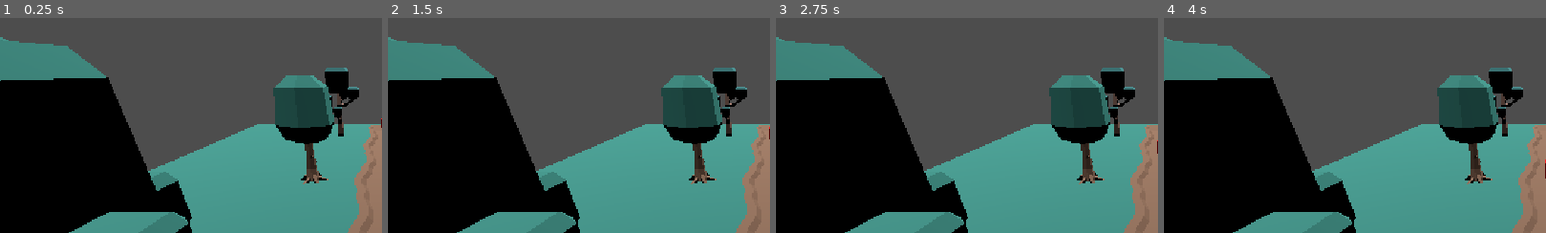
Above: before the commit, frames 1-4 (left to right).
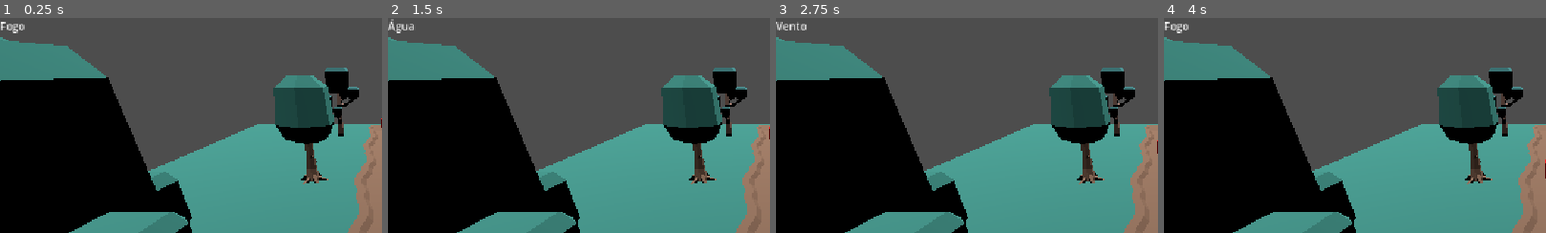
Above: after the commit, the same moments.

Repository: Guilherme-Coto/tower-defense-bci
Game: Godot game, scene res://scenes/cena_1.tscn
Two runs of this game, one before a commit and one after it. Both use one fixed random seed, a clock stepped at 60 frames per second and the inputs below.
Inputs (mouse positions are % of the whole screen's width and height, from its top left):
- Up to frame 1 (0.25 s): no input
- Up to frame 2 (1.5 s): click (41, 95) at 0.5 s; click (47, 95) at 1.25 s
- Up to frame 3 (2.75 s): click (53, 95) at 2 s
- Up to frame 4 (4 s): click (59, 95) at 2.75 s; click (41, 95) at 3.5 s
The pictures show only the part of the screen within x 0-50%, y 0-50%; the shares and areas given below are measured in that part.

The runs differ from the first frame. In frame 1, 0.2% of the frame differs, in the area x 0-7%, y 1-8%; in frame 2, 0.2%; in frame 3, 0.2%, in the area x 0-8%, y 1-6%; in frame 4, 0.2%.

Commit message:
Mudança de elemento visualmente na UI

Diff:
--- a/scenes/cena_1.tscn
+++ b/scenes/cena_1.tscn
@@ -340,27 +340,38 @@
 curve = SubResource("Curve3D_t2hj8")
 
 [node name="CanvasLayer" type="CanvasLayer" parent="." unique_id=1803210829]
-script = ExtResource("13_kkaqo")
-
-[node name="MarginContainer" type="MarginContainer" parent="CanvasLayer" unique_id=96816421]
+
+[node name="UI" type="MarginContainer" parent="CanvasLayer" unique_id=96816421]
 anchors_preset = 15
 anchor_right = 1.0
 anchor_bottom = 1.0
 grow_horizontal = 2
 grow_vertical = 2
 mouse_filter = 2
-
-[node name="VBoxContainer" type="VBoxContainer" parent="CanvasLayer/MarginContainer" unique_id=2027341584]
+script = ExtResource("13_kkaqo")
+
+[node name="VBox_element" type="VBoxContainer" parent="CanvasLayer/UI" unique_id=546561961]
+layout_mode = 2
+size_flags_horizontal = 0
+size_flags_vertical = 0
+
+[node name="lbl_element" type="Label" parent="CanvasLayer/UI/VBox_element" unique_id=556492951]
+layout_mode = 2
+size_flags_horizontal = 0
+size_flags_vertical = 0
+text = "Fogo"
+
+[node name="VBoxContainer" type="VBoxContainer" parent="CanvasLayer/UI" unique_id=2027341584]
 layout_mode = 2
 mouse_filter = 2
 
-[node name="HBoxContainer" type="HBoxContainer" parent="CanvasLayer/MarginContainer/VBoxContainer" unique_id=848368200]
+[node name="HBoxContainer" type="HBoxContainer" parent="CanvasLayer/UI/VBoxContainer" unique_id=848368200]
 layout_mode = 2
 size_flags_horizontal = 4
 size_flags_vertical = 10
 mouse_filter = 2
 
-[node name="btn_fire" type="Button" parent="CanvasLayer/MarginContainer/VBoxContainer/HBoxContainer" unique_id=1294608681]
+[node name="btn_fire" type="Button" parent="CanvasLayer/UI/VBoxContainer/HBoxContainer" unique_id=1294608681]
 custom_minimum_size = Vector2(64, 64)
 layout_mode = 2
 size_flags_horizontal = 4
@@ -369,7 +380,7 @@
 icon_alignment = 1
 expand_icon = true
 
-[node name="btn_water" type="Button" parent="CanvasLayer/MarginContainer/VBoxContainer/HBoxContainer" unique_id=1602837804]
+[node name="btn_water" type="Button" parent="CanvasLayer/UI/VBoxContainer/HBoxContainer" unique_id=1602837804]
 custom_minimum_size = Vector2(64, 64)
 layout_mode = 2
 size_flags_horizontal = 4
@@ -378,7 +389,7 @@
 icon_alignment = 1
 expand_icon = true
 
-[node name="btn_wind" type="Button" parent="CanvasLayer/MarginContainer/VBoxContainer/HBoxContainer" unique_id=1664283071]
+[node name="btn_wind" type="Button" parent="CanvasLayer/UI/VBoxContainer/HBoxContainer" unique_id=1664283071]
 custom_minimum_size = Vector2(64, 64)
 layout_mode = 2
 size_flags_horizontal = 4
@@ -387,7 +398,7 @@
 icon_alignment = 1
 expand_icon = true
 
-[node name="btn_earth" type="Button" parent="CanvasLayer/MarginContainer/VBoxContainer/HBoxContainer" unique_id=1697505813]
+[node name="btn_earth" type="Button" parent="CanvasLayer/UI/VBoxContainer/HBoxContainer" unique_id=1697505813]
 custom_minimum_size = Vector2(64, 64)
 layout_mode = 2
 size_flags_horizontal = 4
@@ -396,7 +407,7 @@
 icon_alignment = 1
 expand_icon = true
 
-[connection signal="pressed" from="CanvasLayer/MarginContainer/VBoxContainer/HBoxContainer/btn_fire" to="CanvasLayer" method="_on_btn_fire_pressed"]
-[connection signal="pressed" from="CanvasLayer/MarginContainer/VBoxContainer/HBoxContainer/btn_water" to="CanvasLayer" method="_on_btn_water_pressed"]
-[connection signal="pressed" from="CanvasLayer/MarginContainer/VBoxContainer/HBoxContainer/btn_wind" to="CanvasLayer" method="_on_btn_wind_pressed"]
-[connection signal="pressed" from="CanvasLayer/MarginContainer/VBoxContainer/HBoxContainer/btn_earth" to="CanvasLayer" method="_on_btn_earth_pressed"]
+[connection signal="pressed" from="CanvasLayer/UI/VBoxContainer/HBoxContainer/btn_fire" to="CanvasLayer/UI" method="_on_btn_fire_pressed"]
+[connection signal="pressed" from="CanvasLayer/UI/VBoxContainer/HBoxContainer/btn_water" to="CanvasLayer/UI" method="_on_btn_water_pressed"]
+[connection signal="pressed" from="CanvasLayer/UI/VBoxContainer/HBoxContainer/btn_wind" to="CanvasLayer/UI" method="_on_btn_wind_pressed"]
+[connection signal="pressed" from="CanvasLayer/UI/VBoxContainer/HBoxContainer/btn_earth" to="CanvasLayer/UI" method="_on_btn_earth_pressed"]
--- a/scripts/UIManager.gd
+++ b/scripts/UIManager.gd
@@ -1,16 +1,18 @@
-extends CanvasLayer
+extends MarginContainer
 
 @onready var tower = get_tree().get_first_node_in_group("tower")
+@onready var lbl_element = $VBox_element/lbl_element
+
 
 func on_button_power_clicket(element : Weak_System.ELEMENT):
 	if element == Weak_System.ELEMENT.Fire:
-		print("Selecionou Fogo")
+		lbl_element.text = "Fogo"
 	elif element == Weak_System.ELEMENT.Water:
-		print("Selecionou Àgua")
+		lbl_element.text = "Água"
 	elif element == Weak_System.ELEMENT.Wind:
-		print("Selecionou Vento")
+		lbl_element.text = "Vento"
 	elif element == Weak_System.ELEMENT.Earth:
-		print("Selecionou Terra")
+		lbl_element.text = "Terra"
 
 	tower.change_element(element)
 
